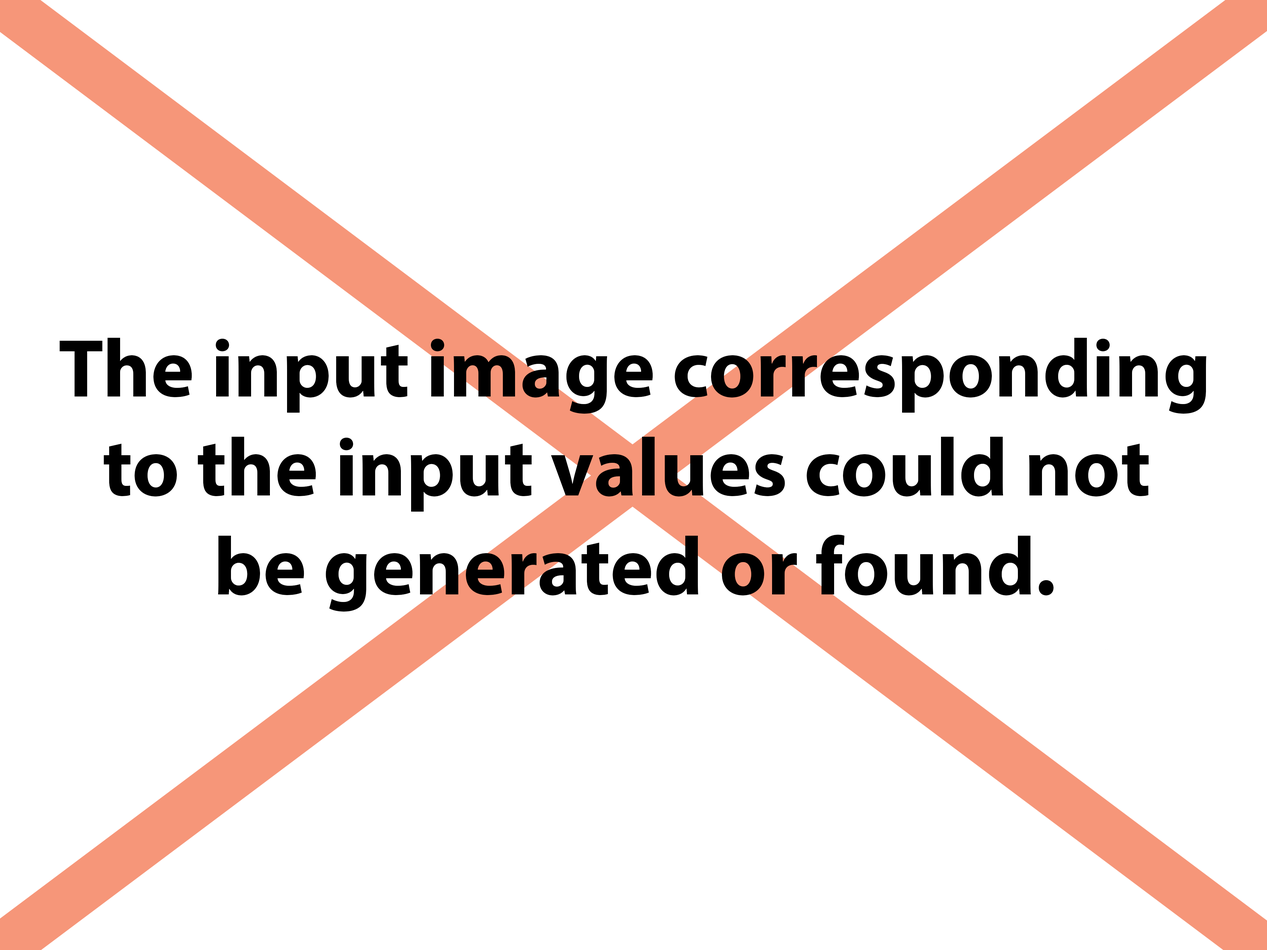
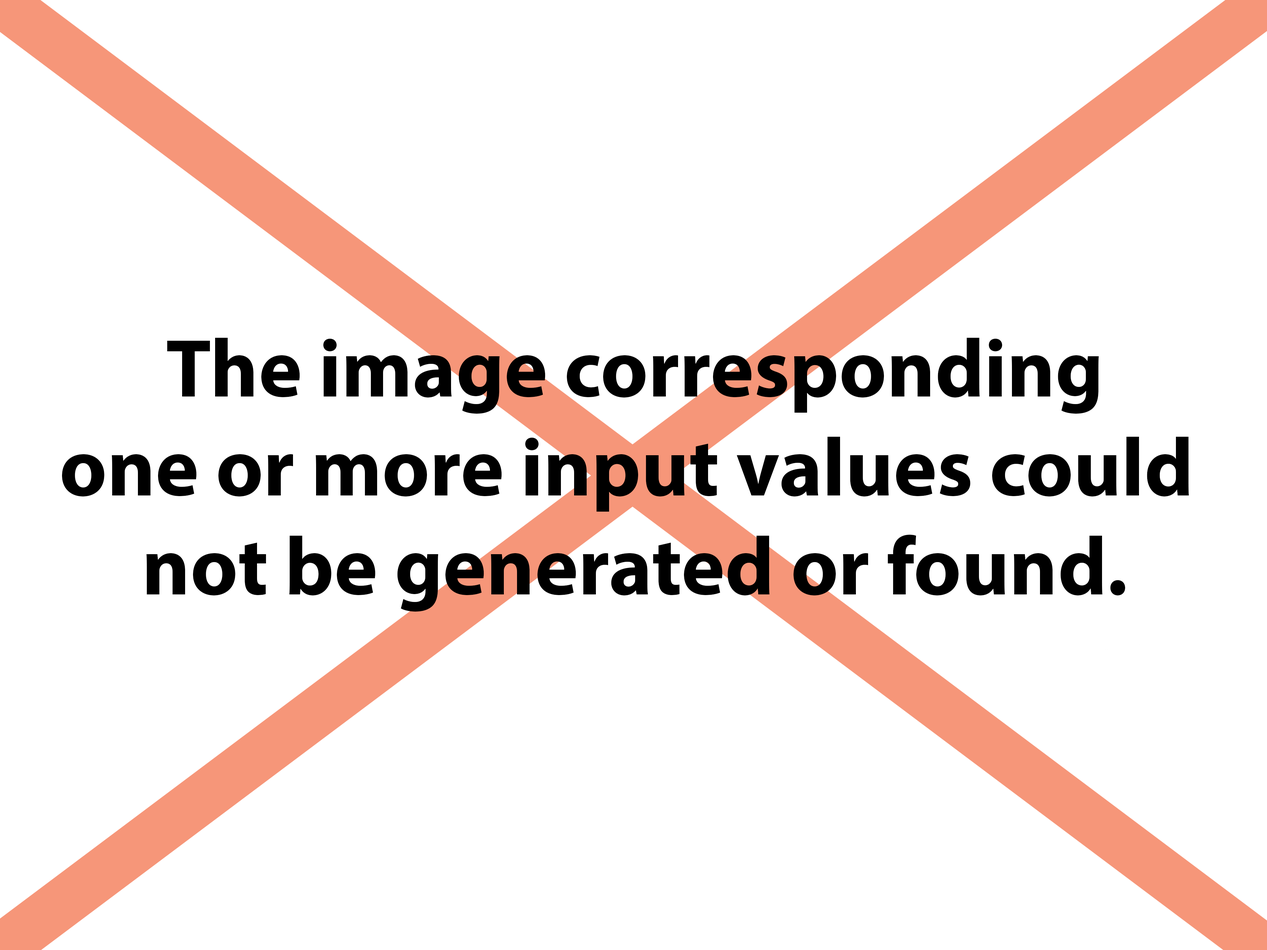
Comparing the layer stacks of the two w=1267, h=950 images. Changes:
painted on "The requested image could not be found." over [59, 337, 1206, 612]
painted on "Line 2" over [0, 191, 1206, 950]
painted on "Line 1" over [40, 191, 1206, 919]
